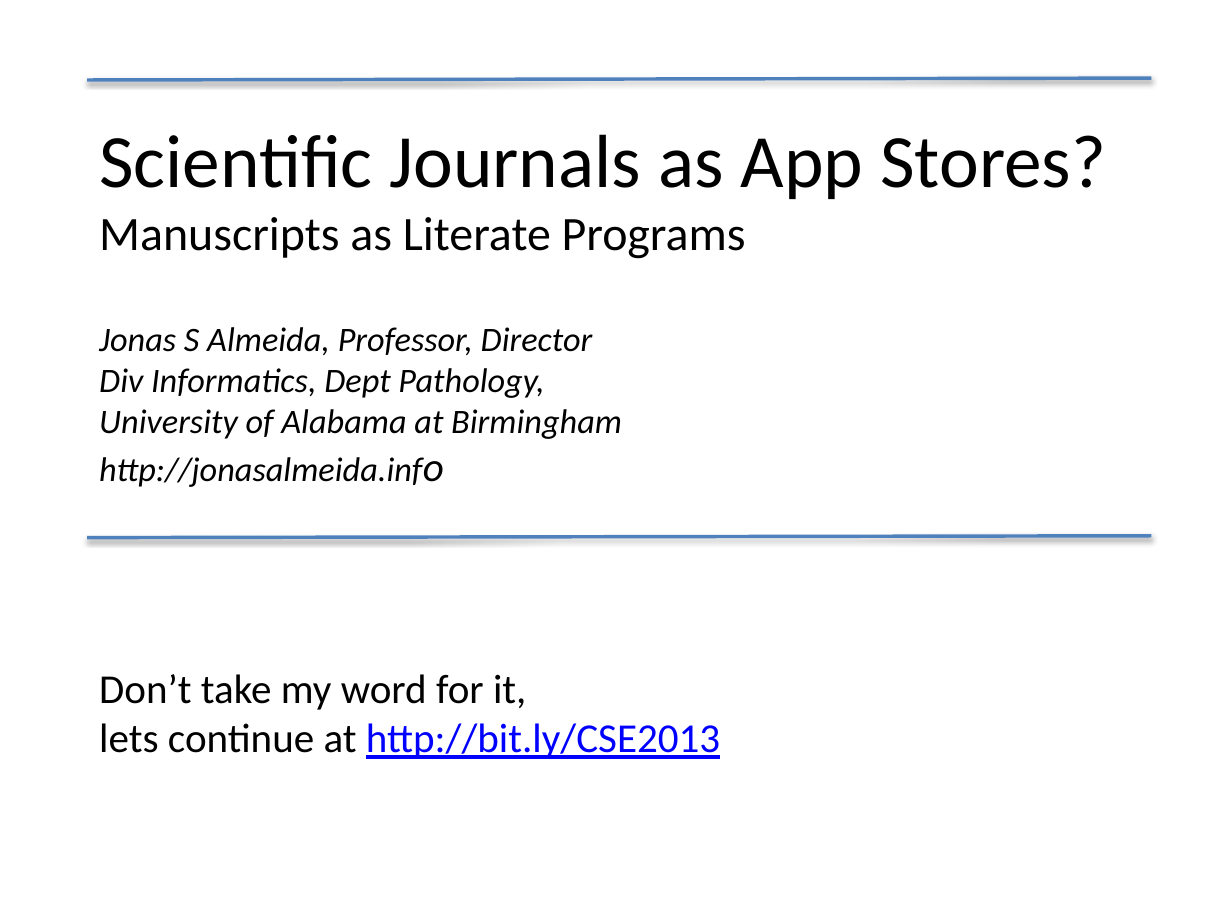
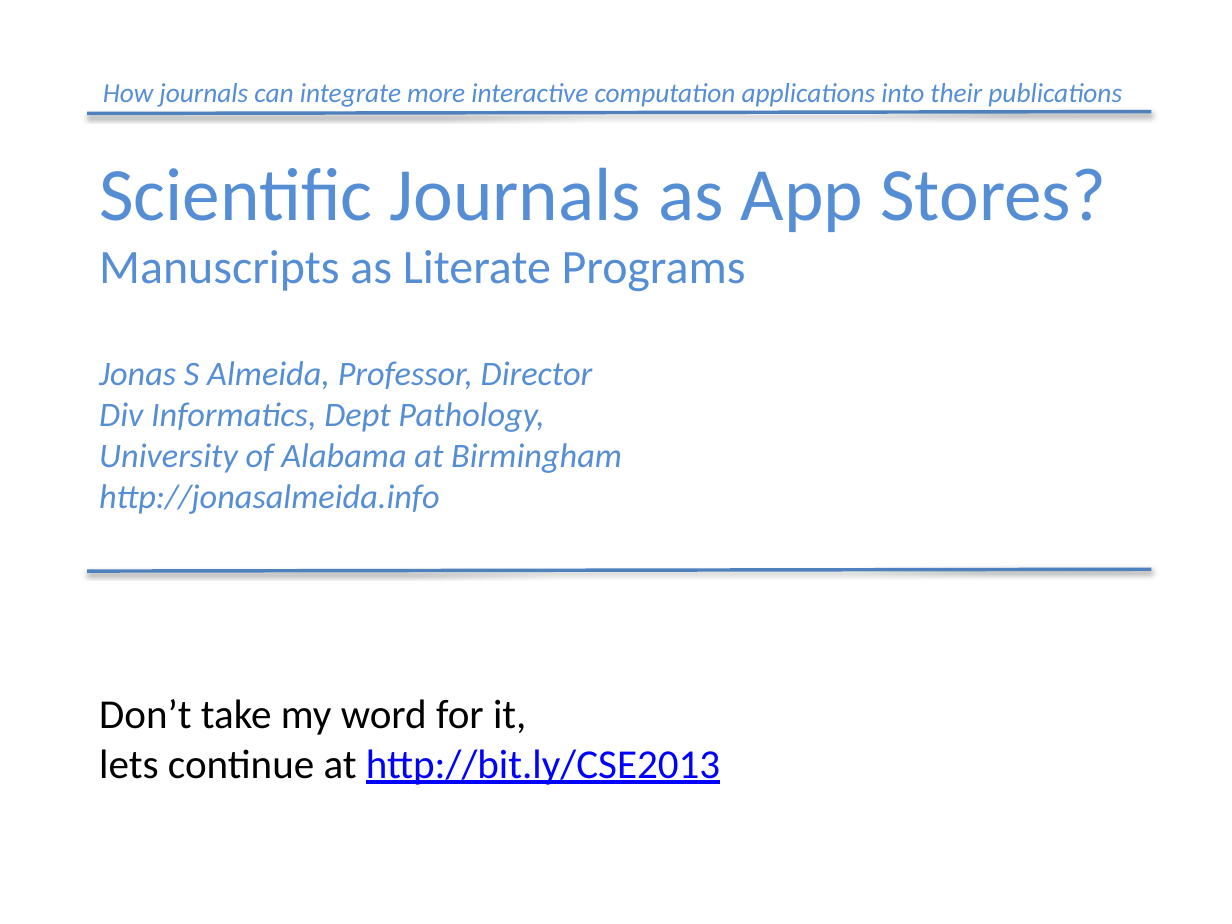
Before and after one commit to jonasalmeida/jonasalmeida, a slide deck: slide 1 of presentations/councilSciencePub2013.pptx. Drawn at 1232x924 pixels with LibreOffice and Linux fonts; fonts in the diff are those of the drawing. Boxes give left, top, right and bottom in pixels: in the first picture for what was removed or moved away, otherwise in the second. Text is boxed around its words. In the diff, an @@ line names an element or a change of style, - is before the commit and + after.

Commit message:
matching colors between ppt and html

```diff
--- a/presentations/councilSciencePub2013.pptx
+++ b/presentations/councilSciencePub2013.pptx
@@ text added at <box>103,83,1122,107</box>, 16 pt, text #558ED5, italic @@
+How journals can integrate more interactive computation applications into their publications
@@ text at <box>99,167,1106,514</box>: text colour #000000 to #558ED5 in "Scientific Journals as App Stores?", "Manuscripts as Literate Programs", "Jonas S Almeida, Professor, Director", "Div Informatics, Dept Pathology," and 2 more places; size 24 to 20 pt in "http://jonasalmeida.info" @@
@@ 2 lines, 1 text: place and size @@
-2 lines, 1 text at <box>87,78,1152,759</box>
+2 lines, 1 text at <box>87,112,1152,785</box>
```
Also in this commit, not shown: 1 other file.
